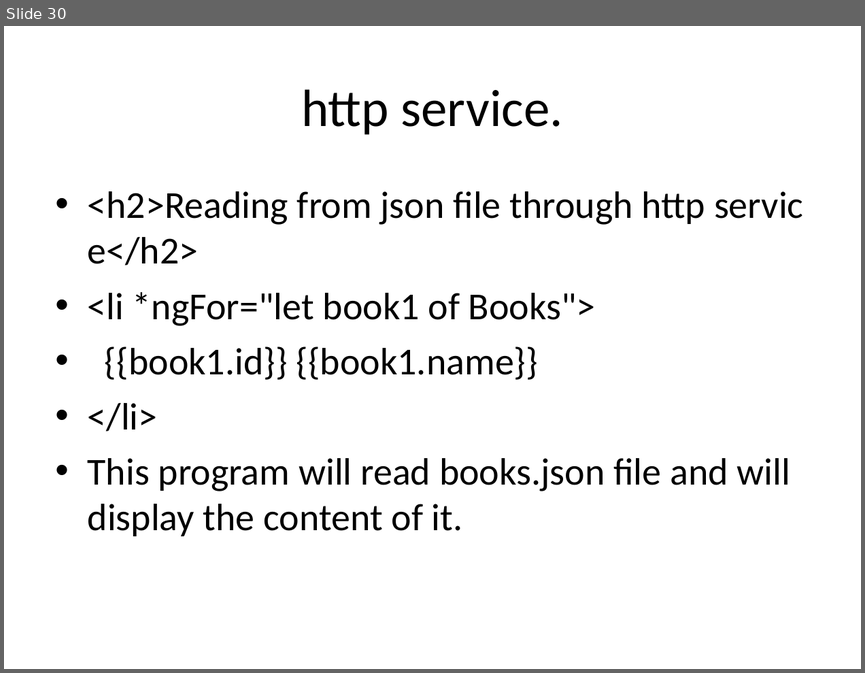
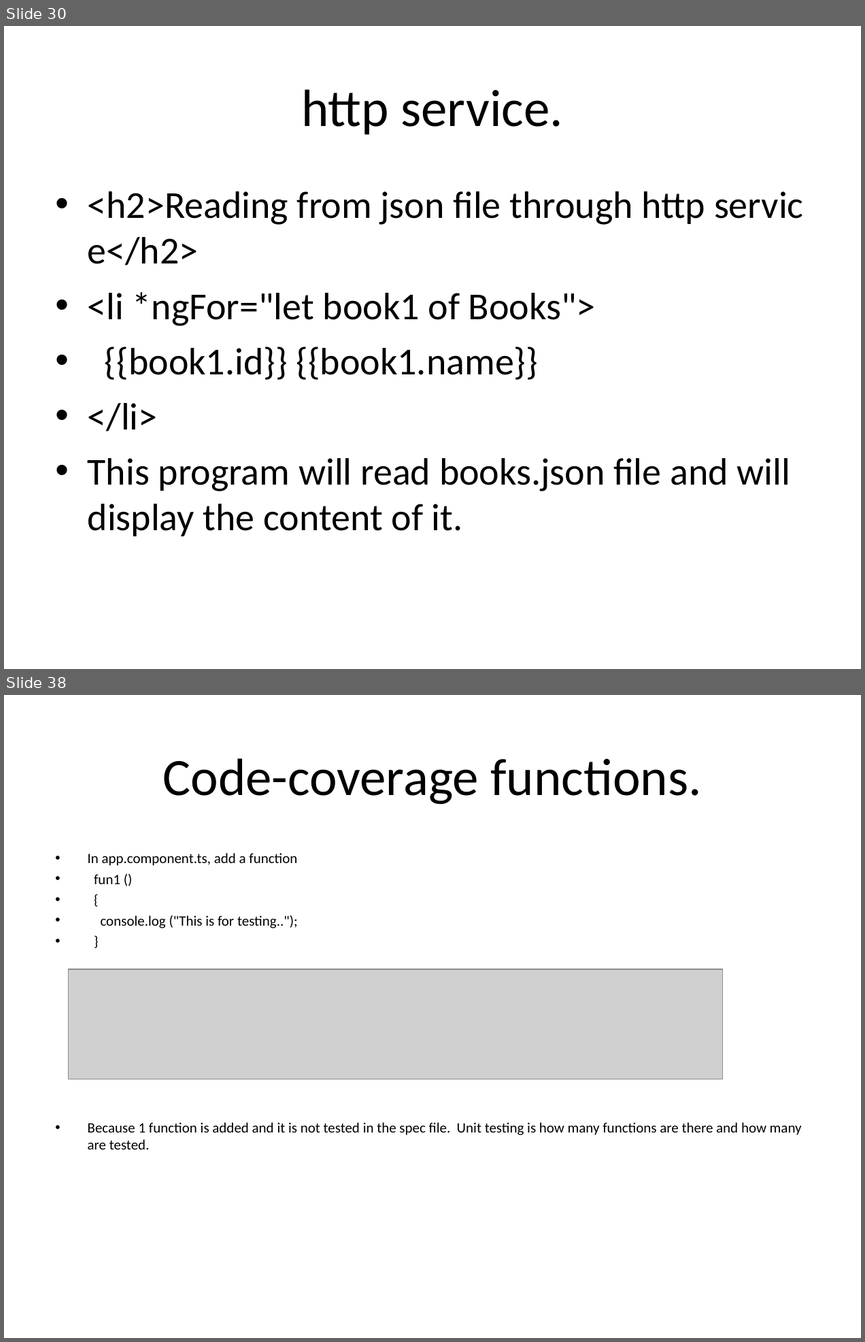
Before and after one commit to kcharankumar/DBS_Charan, a slide deck: Angular/Angular.ppt. Shown one above the other, each under a label of ours: slide 30 before the commit, slides 30 and 38 after it; the slides between them are not shown. The pictures are 865x673 and 865x1342 pixels, drawn with LibreOffice and Linux fonts; fonts in the diff are those of the drawing; grey boxes stand for pictures. Boxes give left, top, right and bottom in pixels: in the first picture for what was removed or moved away, otherwise in the second. Text is boxed around its words. In the diff, an @@ line names an element or a change of style, - is before the commit and + after.

```diff
--- a/Angular/Angular.ppt
+++ b/Angular/Angular.ppt
@@ slide 38 added at (4, 695, 861, 1338), background #FFFFFF @@
@@ title added at (162, 758, 701, 804), 44 pt, text #000000 @@
+Code-coverage functions.
@@ text added at (88, 853, 802, 1149), 12 pt, text #000000 @@
+• In app.component.ts, add a function
+• fun1 ()
+• {
+• console.log ("This is for testing..");
+• }
+• Because 1 function is added and it is not tested in the spec file. Unit testing is how many functions are there and how many are tested.
@@ picture added at (68, 969, 723, 1079) @@
```
Also in this commit, not shown: 8 other slides added.
